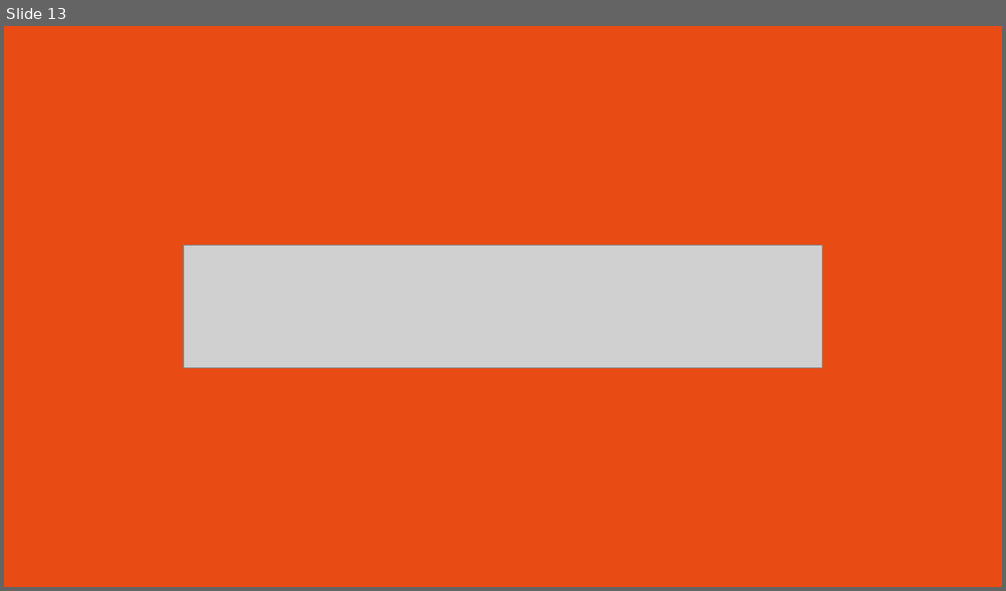
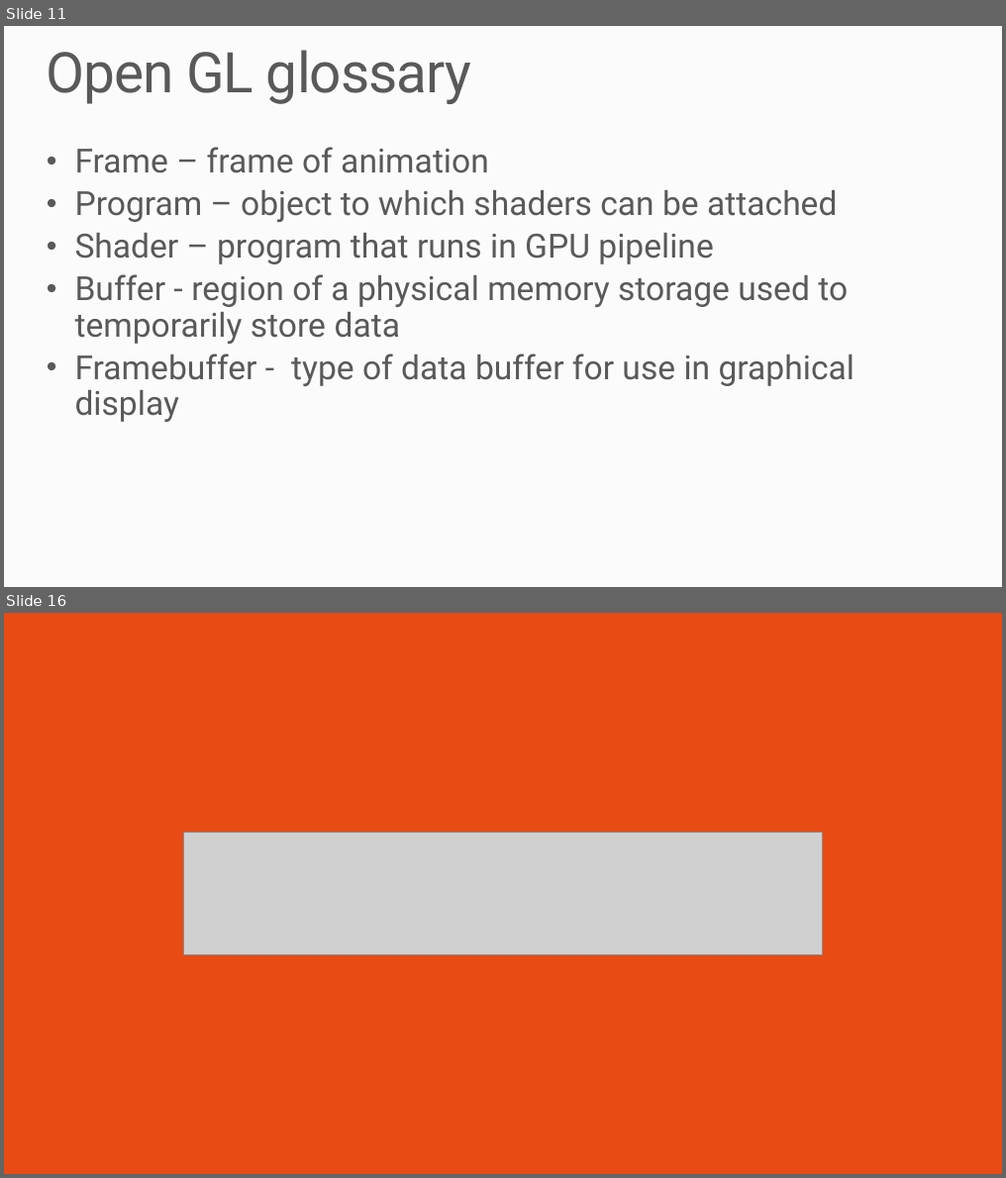
Before and after one commit to luka712/mscommunity_os_opentk, a slide deck: uvod u 3d programiranje.pptx. Shown one above the other, each under a label of ours: slide 13 before the commit, slides 11 and 16 after it; the slides between them are not shown. The pictures are 1006x591 and 1006x1178 pixels, drawn with LibreOffice and Linux fonts; fonts in the diff are those of the drawing; grey boxes stand for pictures. Boxes give left, top, right and bottom in pixels: in the first picture for what was removed or moved away, otherwise in the second. Text is boxed around its words. In the diff, an @@ line names an element or a change of style, - is before the commit and + after.

```diff
--- a/uvod u 3d programiranje.pptx
+++ b/uvod u 3d programiranje.pptx
@@ slide 11 added at box(4, 26, 1002, 587), background #FBFBFB @@
@@ title added at box(47, 50, 471, 104), 54 pt, text gradient #595959 to #404040 @@
+Open GL glossary
@@ text added at box(75, 147, 855, 386), 32 pt, text gradient #595959 to #404040 @@
+• Frame – frame of animation
+• Program – object to which shaders can be attached
+• Shader – program that runs in GPU pipeline
+• Buffer - region of a physical memory storage used to temporarily store data
+• Framebuffer - type of data buffer for use in graphical display
@@ what was slide 13 is now slide 16 @@
```
Also in this commit, not shown: 2 other slides added.
